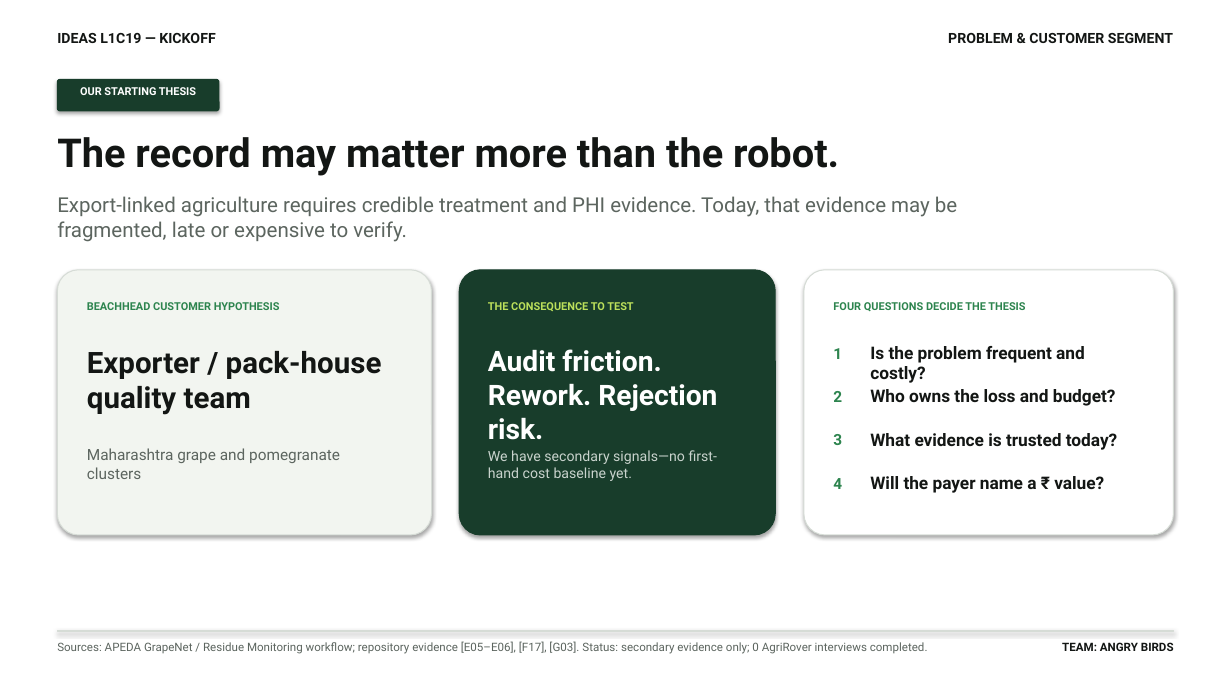
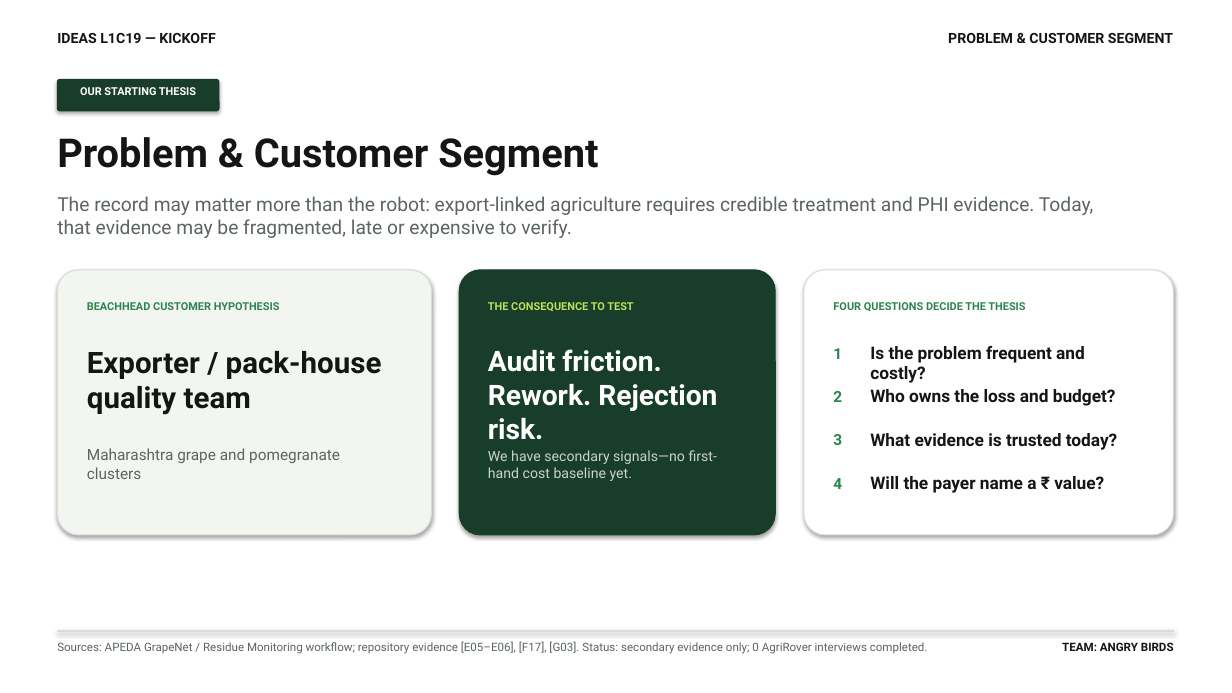
Before and after one commit to aman123825/agrobot, a slide deck: slide 2 of docs/AgriRover_IDEAS_Level_1_Kickoff_14_Aug_2026.pptx. Drawn at 1232x693 pixels with LibreOffice and Linux fonts; fonts in the diff are those of the drawing. Boxes give left, top, right and bottom in pixels: in the first picture for what was removed or moved away, otherwise in the second. Text is boxed around its words. In the diff, an @@ line names an element or a change of style, - is before the commit and + after.

```diff
--- a/docs/AgriRover_IDEAS_Level_1_Kickoff_14_Aug_2026.pptx
+++ b/docs/AgriRover_IDEAS_Level_1_Kickoff_14_Aug_2026.pptx
@@ text at (57,137,598,176): text changed @@
-The record may matter more than the robot.
+Problem & Customer Segment
@@ text at (57,196,1094,238): text changed; size 16 to 15 pt @@
-Export-linked agriculture requires credible treatment and PHI evidence. Today, that evidence may be fragmented, late or expensive to verify.
+The record may matter more than the robot: export-linked agriculture requires credible treatment and PHI evidence. Today, that evidence may be fragmented, late or expensive to verify.
```
Also in this commit, not shown: 3 other slides changed, 1 other file.
